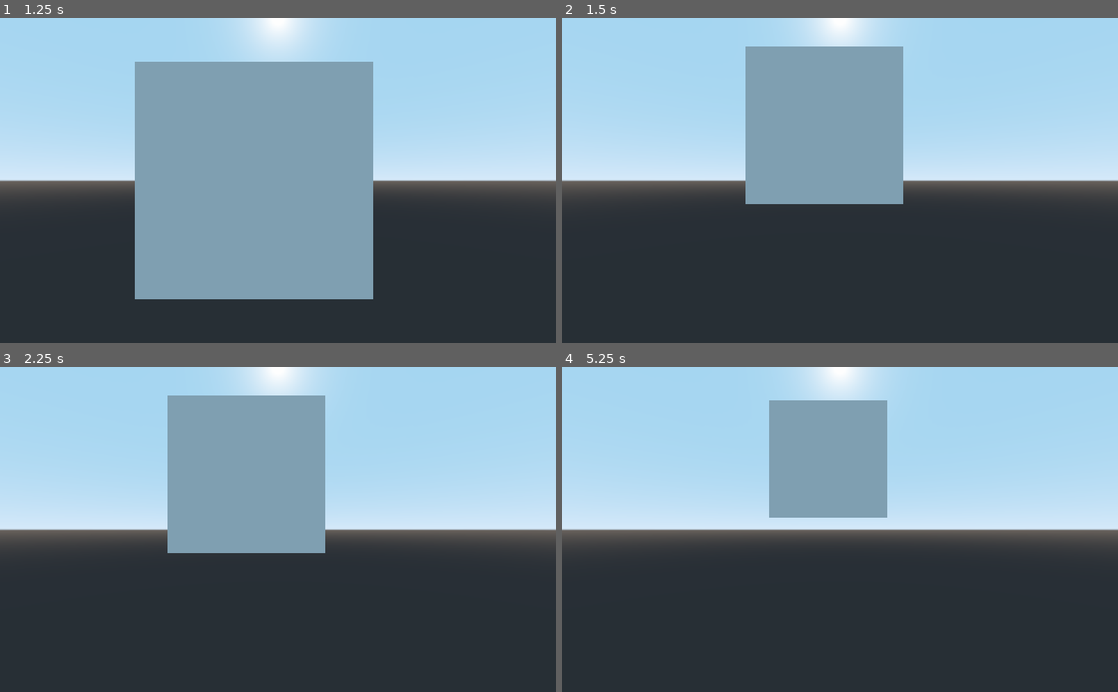
Above: before the commit, frames 1-4 (two rows, left to right).
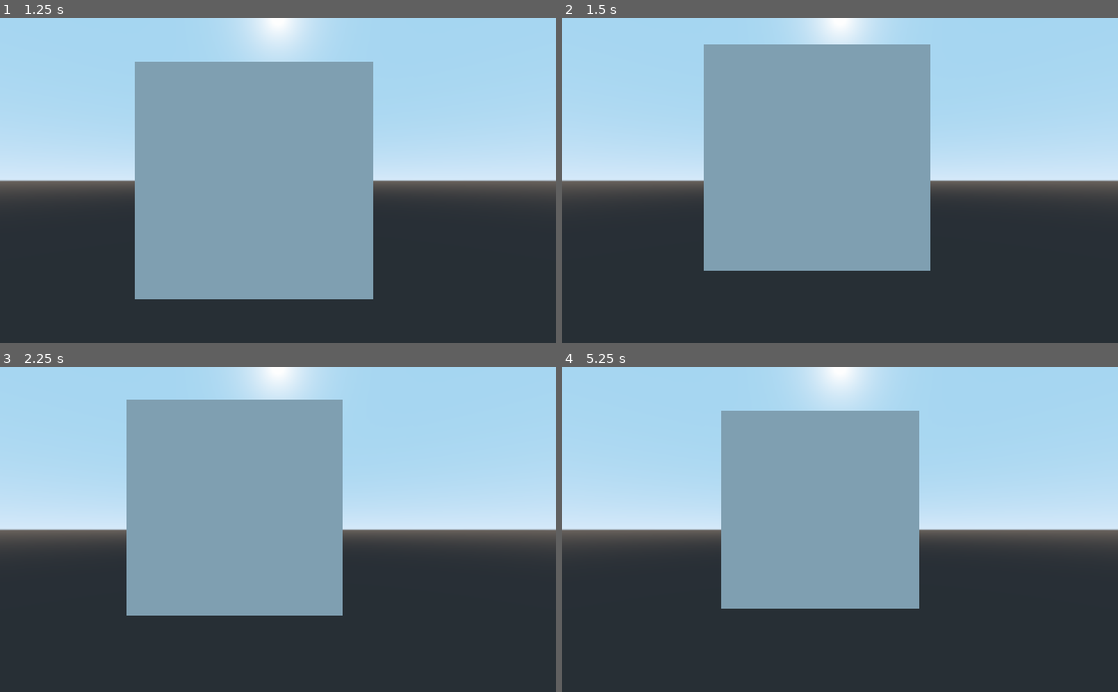
Above: after the commit, the same moments.

Repository: PaganSeaWitch/TechDemosForFunAndProfit
Game: Godot game, scene res://Main.tscn
Same seed, same stepped clock (60 frames per second), same inputs: the game is played once before the commit and once after it.
Inputs (mouse positions are in pixels of both pictures, inside the frame that each line leads up to):
- Up to frame 1 (1.25 s): tap Enter at 0.5 s; move the mouse to (400, 164) at 0.52 s; hold D (right) from 0.53 s (still down); click (400, 164) at 0.6 s
- Up to frame 2 (1.5 s): tap Space at 1.25 s; move the mouse to (728, 196) at 1.27 s; release D (right) at 1.28 s; hold S (back) from 1.28 s (still down); click (728, 196) at 1.35 s
- Up to frame 3 (2.25 s): tap Enter at 2 s; move the mouse to (333, 458) at 2.02 s; release S (back) at 2.03 s; hold D (right) from 2.03 s (still down); click (333, 458) at 2.1 s
- Up to frame 4 (5.25 s): tap Space at 2.75, 4.25 s; move the mouse to (812, 594) at 2.77 s; release D (right) at 2.78 s; hold W (forward) 2.78-3.53 s; click (812, 594) at 2.85 s; tap Enter at 3.5 s; move the mouse to (1006, 578) at 3.52 s; hold A (left) 3.53-5.03 s; click (1006, 578) at 3.6 s; move the mouse to (673, 480) at 4.27 s; click (673, 480) at 4.35 s; move the mouse to (867, 529) at 5.02 s; hold S (back) from 5.03 s (still down); click (867, 529) at 5.1 s

Frame 1 is identical in both runs. In frame 2, 15% of the frame differs, in the area x 25-67%, y 8-78%; in frame 3, 13%; in frame 4, 15%, in the area x 28-65%, y 10-75%.

Commit message:
added more fun stuff to the mix

Diff:
--- /dev/null
+++ b/RAYCASTS/GODOT/HitType.gd
@@ -0,0 +1,9 @@
+extends Node
+class_name HitType
+
+# Declare member variables here. Examples:
+# var a = 2
+# var b = "text"
+
+static func getHitType():
+	pass
--- a/RAYCASTS/GODOT/Main.tscn
+++ b/RAYCASTS/GODOT/Main.tscn
@@ -1,8 +1,8 @@
-[gd_scene load_steps=11 format=2]
+[gd_scene load_steps=9 format=2]
 
 [ext_resource path="res://simpleMove.gd" type="Script" id=1]
 [ext_resource path="res://shoot.gd" type="Script" id=2]
-[ext_resource path="res://MoveBackAndUp.tscn" type="PackedScene" id=3]
+[ext_resource path="res://wall.tscn" type="PackedScene" id=3]
 
 [sub_resource type="CapsuleShape" id=1]
 radius = 0.284503
@@ -17,11 +17,6 @@
 [sub_resource type="ShaderMaterial" id=5]
 next_pass = SubResource( 3 )
 shader = SubResource( 4 )
-
-[sub_resource type="PlaneMesh" id=6]
-
-[sub_resource type="ConcavePolygonShape" id=7]
-data = PoolVector3Array( 1, 0, 1, -1, 0, 1, 1, 0, -1, -1, 0, 1, -1, 0, -1, 1, 0, -1 )
 
 [node name="Main" type="Node"]
 
@@ -40,16 +35,4 @@
 [node name="Camera" type="Camera" parent="KinematicBody"]
 script = ExtResource( 2 )
 
-[node name="MeshInstance" type="MeshInstance" parent="."]
-transform = Transform( 7.11014e-16, 5.96244e-08, -5, -5, 5.96244e-08, 0, 5.96244e-08, 5, 5.96244e-08, 0, 0, -9.74732 )
-mesh = SubResource( 6 )
-material/0 = null
-
-[node name="StaticBody" type="StaticBody" parent="MeshInstance" groups=[
-"hittable",
-]]
-
-[node name="CollisionShape" type="CollisionShape" parent="MeshInstance/StaticBody"]
-shape = SubResource( 7 )
-
-[node name="hitAction" parent="MeshInstance/StaticBody/CollisionShape" instance=ExtResource( 3 )]
+[node name="MeshInstance" parent="." instance=ExtResource( 3 )]
--- a/RAYCASTS/GODOT/MoveBack.gd
+++ b/RAYCASTS/GODOT/MoveBack.gd
@@ -12,6 +12,6 @@
 
 
 # Called every frame. 'delta' is the elapsed time since the previous frame.
-func hit(id):
-	.hit(id)
-	instance_from_id(id).get_parent().translate(Vector3(0,-1,0))
+func hit(type):
+	.hit(type)
+	emit_signal("acceptable_raycast_hit", Vector3(0, -.1, 0))
--- a/RAYCASTS/GODOT/MoveBack.tscn
+++ /dev/null
@@ -1,7 +0,0 @@
-[gd_scene load_steps=3 format=2]
-
-[ext_resource path="res://hittable.tscn" type="PackedScene" id=1]
-[ext_resource path="res://MoveBack.gd" type="Script" id=2]
-
-[node name="hitAction" instance=ExtResource( 1 )]
-script = ExtResource( 2 )
--- a/RAYCASTS/GODOT/MoveBackAndUp.tscn
+++ /dev/null
@@ -1,7 +0,0 @@
-[gd_scene load_steps=3 format=2]
-
-[ext_resource path="res://MoveBack.tscn" type="PackedScene" id=1]
-[ext_resource path="res://moveBackAndUp.gd" type="Script" id=2]
-
-[node name="hitAction" instance=ExtResource( 1 )]
-script = ExtResource( 2 )
--- /dev/null
+++ b/RAYCASTS/GODOT/PlayerHit.gd
@@ -0,0 +1,11 @@
+extends HitType
+class_name PlayerHit
+
+# Declare member variables here. Examples:
+# var a = 2
+# var b = "text"
+
+
+# Called when the node enters the scene tree for the first time.
+static func getHitType():
+	return "Player"
--- /dev/null
+++ b/RAYCASTS/GODOT/Wall.gd
@@ -0,0 +1,17 @@
+extends MeshInstance
+
+
+# Declare member variables here. Examples:
+# var a = 2
+# var b = "text"
+
+
+
+
+# Called every frame. 'delta' is the elapsed time since the previous frame.
+#func _process(delta):
+#	pass
+
+
+func _on_StaticBody_acceptable_raycast_hit(payload):
+	self.translate(payload)
--- a/RAYCASTS/GODOT/hittable.gd
+++ b/RAYCASTS/GODOT/hittable.gd
@@ -1,10 +1,10 @@
-extends Node
+extends StaticBody
 class_name Hittable
 
 # Declare member variables here. Examples:
 # var a = 2
 # var b = "text"
+signal acceptable_raycast_hit(payload)
 
-
-func hit(id):
-	print("HIT!")
+func hit(type):
+	print("HIT by " + type.getHitType() + "!")
--- a/RAYCASTS/GODOT/hittable.tscn
+++ /dev/null
@@ -1,6 +0,0 @@
-[gd_scene load_steps=2 format=2]
-
-[ext_resource path="res://hittable.gd" type="Script" id=1]
-
-[node name="Node" type="Node"]
-script = ExtResource( 1 )
--- a/RAYCASTS/GODOT/moveBackAndUp.gd
+++ b/RAYCASTS/GODOT/moveBackAndUp.gd
@@ -7,11 +7,12 @@
 
 
 # Called when the node enters the scene tree for the first time.
-func _ready():
-	print(get_parent().get_parent().get_instance_id())
+
 
 
 # Called every frame. 'delta' is the elapsed time since the previous frame.
-func hit(id):
-	.hit(id)
-	instance_from_id(id).get_parent().translate(Vector3(-.5,0,0))
+func hit(type):
+	.hit(type)
+
+	if(type is PlayerHit):
+		emit_signal("acceptable_raycast_hit", Vector3(-.1, 0, 0))
--- a/RAYCASTS/GODOT/project.godot
+++ b/RAYCASTS/GODOT/project.godot
@@ -10,6 +10,11 @@
 
 _global_script_classes=[ {
 "base": "Node",
+"class": "HitType",
+"language": "GDScript",
+"path": "res://HitType.gd"
+}, {
+"base": "StaticBody",
 "class": "Hittable",
 "language": "GDScript",
 "path": "res://hittable.gd"
@@ -18,10 +23,17 @@
 "class": "MoveBack",
 "language": "GDScript",
 "path": "res://MoveBack.gd"
+}, {
+"base": "HitType",
+"class": "PlayerHit",
+"language": "GDScript",
+"path": "res://PlayerHit.gd"
 } ]
 _global_script_class_icons={
+"HitType": "",
 "Hittable": "",
-"MoveBack": ""
+"MoveBack": "",
+"PlayerHit": ""
 }
 
 [application]
--- a/RAYCASTS/GODOT/shoot.gd
+++ b/RAYCASTS/GODOT/shoot.gd
@@ -21,4 +21,5 @@
 		var result = space_state.intersect_ray(from, to)
 		if(result.empty() == false):
 			if(result.collider.is_in_group("hittable")):
-				result.collider.get_child(0).get_child(0).hit(result.collider_id)
+				var hitType := PlayerHit
+				result.collider.hit(hitType)
--- /dev/null
+++ b/RAYCASTS/GODOT/wall.tscn
@@ -0,0 +1,25 @@
+[gd_scene load_steps=5 format=2]
+
+[ext_resource path="res://moveBackAndUp.gd" type="Script" id=1]
+[ext_resource path="res://Wall.gd" type="Script" id=2]
+
+[sub_resource type="PlaneMesh" id=1]
+
+[sub_resource type="ConcavePolygonShape" id=2]
+data = PoolVector3Array( 1, 0, 1, -1, 0, 1, 1, 0, -1, -1, 0, 1, -1, 0, -1, 1, 0, -1 )
+
+[node name="MeshInstance" type="MeshInstance"]
+transform = Transform( 7.11014e-16, 5.96244e-08, -5, -5, 5.96244e-08, 0, 5.96244e-08, 5, 5.96244e-08, 0, 0, -9.74732 )
+mesh = SubResource( 1 )
+material/0 = null
+script = ExtResource( 2 )
+
+[node name="StaticBody" type="StaticBody" parent="." groups=[
+"hittable",
+]]
+script = ExtResource( 1 )
+
+[node name="CollisionShape" type="CollisionShape" parent="StaticBody"]
+shape = SubResource( 2 )
+
+[connection signal="acceptable_raycast_hit" from="StaticBody" to="." method="_on_StaticBody_acceptable_raycast_hit"]
